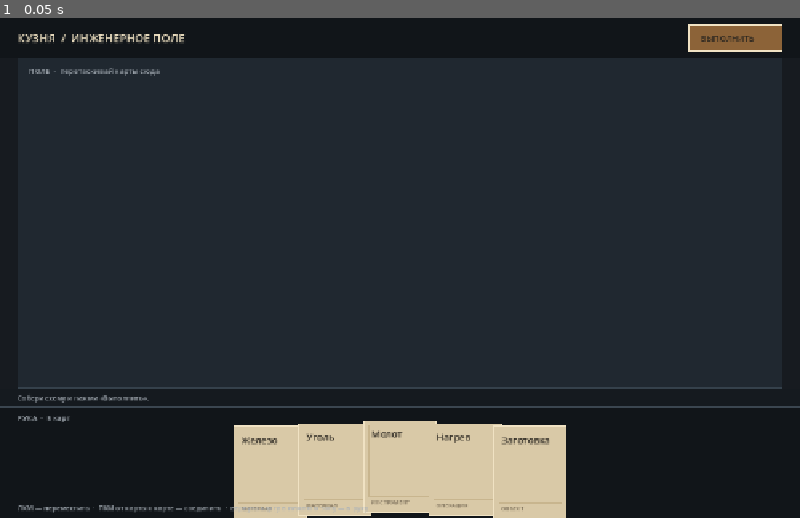
Above: before the commit, frame 1.
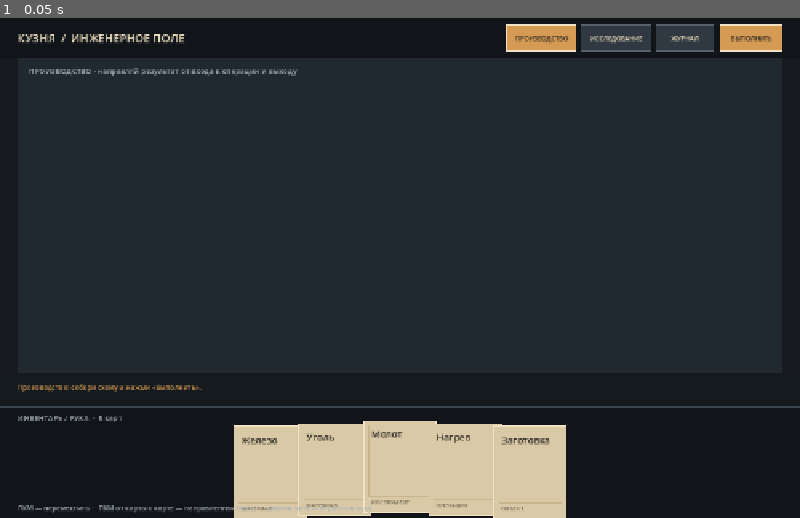
Above: after the commit, the same moment.

Repository: Blyaprint/new-1-bit-kuznya
Game: Godot game, scene res://scenes/board_prototype.tscn
Same seed, same stepped clock (60 frames per second), same inputs: the game is played once before the commit and once after it.
Inputs:
- Up to frame 1 (0.05 s): no input

The runs differ from the first frame. In frame 1, 2.7% of the frame differs, in the area x 2-98%, y 1-99%.

Commit message:
Add production and research modes with directed graph foundation

Diff:
--- a/scripts/board_prototype.gd
+++ b/scripts/board_prototype.gd
@@ -3,7 +3,7 @@
 const CARD_SIZE := Vector2(116, 148)
 const HAND_HEIGHT := 178.0
 const HEADER_HEIGHT := 64.0
-const STATUS_HEIGHT := 30.0
+const STATUS_HEIGHT := 54.0
 const BOARD_MARGIN := 28.0
 
 const BG := Color("#171b20")
@@ -15,42 +15,67 @@
 const ACCENT := Color("#d59b54")
 const LINK_COLOR := Color("#e1b36f")
 
+# Card definitions are shared; each mode keeps its own placement and graph.
 var cards: Array[Dictionary] = []
-var links: Array[String] = []
+var production_links: Array[String] = []
+var research_links: Array[String] = []
+var discoveries: Array[String] = []
 var next_card_id := 1
 
+var mode := "production"
+var journal_open := false
 var drag_card_id := -1
 var drag_from_hand := false
 var drag_offset := Vector2.ZERO
 var drag_position := Vector2.ZERO
 var connecting_from_id := -1
-var execute_button_held := false
-var execution_message := "Собери схему и нажми «Выполнить»."
+var action_button_held := false
+var execution_message := "Производство: собери схему и нажми «Выполнить»."
 var mouse_position := Vector2.ZERO
-
 var font: Font
 
 
 func _ready() -> void:
 	font = ThemeDB.fallback_font
 	mouse_filter = Control.MOUSE_FILTER_STOP
-	_add_test_card("Железо", "МАТЕРИАЛ")
-	_add_test_card("Уголь", "МАТЕРИАЛ")
-	_add_test_card("Молот", "ИНСТРУМЕНТ")
-	_add_test_card("Нагрев", "ОПЕРАЦИЯ")
-	_add_test_card("Заготовка", "ОБЪЕКТ")
+	_add_card("Железо", "МАТЕРИАЛ")
+	_add_card("Уголь", "МАТЕРИАЛ")
+	_add_card("Молот", "ИНСТРУМЕНТ")
+	_add_card("Нагрев", "ОПЕРАЦИЯ")
+	_add_card("Заготовка", "ОБЪЕКТ")
 	queue_redraw()
 
 
-func _add_test_card(title: String, category: String) -> void:
+func _add_card(title: String, category: String) -> void:
 	cards.append({
 		"id": next_card_id,
 		"title": title,
 		"category": category,
-		"place": "hand",
-		"position": Vector2.ZERO
+		"production_place": "hand",
+		"production_position": Vector2.ZERO,
+		"research_place": "hand",
+		"research_position": Vector2.ZERO
 	})
 	next_card_id += 1
+
+
+func _place_key() -> String:
+	return "production_place" if mode == "production" else "research_place"
+
+
+func _position_key() -> String:
+	return "production_position" if mode == "production" else "research_position"
+
+
+func _active_links() -> Array[String]:
+	return production_links if mode == "production" else research_links
+
+
+func _set_active_links(value: Array[String]) -> void:
+	if mode == "production":
+		production_links = value
+	else:
+		research_links = value
 
 
 func _process(_delta: float) -> void:
@@ -72,15 +97,28 @@
 	elif event is InputEventMouseButton and event.button_index == MOUSE_BUTTON_LEFT:
 		mouse_position = event.position
 		if event.pressed:
-			if _execute_button_rect().has_point(mouse_position):
-				execute_button_held = true
+			if _production_button_rect().has_point(mouse_position):
+				_switch_mode("production")
+				accept_event()
+				return
+			if _research_button_rect().has_point(mouse_position):
+				_switch_mode("research")
+				accept_event()
+				return
+			if _journal_button_rect().has_point(mouse_position):
+				journal_open = not journal_open
+				accept_event()
+				queue_redraw()
+				return
+			if _action_button_rect().has_point(mouse_position):
+				action_button_held = true
 				accept_event()
 				queue_redraw()
 				return
 			var hit := _card_at(mouse_position)
 			if not hit.is_empty():
 				drag_card_id = int(hit.id)
-				drag_from_hand = hit.place == "hand"
+				drag_from_hand = str(hit[_place_key()]) == "hand"
 				if drag_from_hand:
 					var hand := _hand_cards()
 					for i in range(hand.size()):
@@ -88,14 +126,17 @@
 							drag_offset = mouse_position - _hand_card_rect(i, hand.size()).position
 							break
 				else:
-					drag_offset = mouse_position - (Vector2(hit.position) - CARD_SIZE * 0.5)
+					drag_offset = mouse_position - (Vector2(hit[_position_key()]) - CARD_SIZE * 0.5)
 				drag_position = mouse_position - drag_offset
 				accept_event()
 		else:
-			if execute_button_held:
-				if _execute_button_rect().has_point(mouse_position):
-					_execute_scheme()
-				execute_button_held = false
+			if action_button_held:
+				if _action_button_rect().has_point(mouse_position):
+					if mode == "production":
+						_execute_production()
+					else:
+						_run_experiment()
+				action_button_held = false
 				accept_event()
 				queue_redraw()
 				return
@@ -108,64 +149,126 @@
 		mouse_position = event.position
 		if event.pressed:
 			var hit := _card_at(mouse_position, true)
-			if not hit.is_empty() and hit.place == "board":
+			if not hit.is_empty() and str(hit[_place_key()]) == "board":
 				connecting_from_id = int(hit.id)
 				accept_event()
 				queue_redraw()
 		else:
 			if connecting_from_id != -1:
 				var target := _card_at(mouse_position, true)
-				if not target.is_empty() and target.place == "board":
-					_add_link(connecting_from_id, int(target.id))
+				if not target.is_empty() and str(target[_place_key()]) == "board":
+					_add_directed_link(connecting_from_id, int(target.id))
 				connecting_from_id = -1
 				accept_event()
 				queue_redraw()
 
 
-func _execute_button_rect() -> Rect2:
-	return Rect2(Vector2(size.x - 178.0, 12.0), Vector2(150.0, 40.0))
-
-
-func _execute_scheme() -> void:
-	var board_cards: Array[Dictionary] = []
+func _switch_mode(next_mode: String) -> void:
+	if mode == next_mode:
+		return
+	mode = next_mode
+	journal_open = false
+	execution_message = "Режим производства." if mode == "production" else "Режим исследования: экспериментируй без расхода материалов."
+	queue_redraw()
+
+
+func _production_button_rect() -> Rect2:
+	return Rect2(Vector2(size.x - 470.0, 12.0), Vector2(112.0, 40.0))
+
+
+func _research_button_rect() -> Rect2:
+	return Rect2(Vector2(size.x - 350.0, 12.0), Vector2(112.0, 40.0))
+
+
+func _journal_button_rect() -> Rect2:
+	return Rect2(Vector2(size.x - 230.0, 12.0), Vector2(92.0, 40.0))
+
+
+func _action_button_rect() -> Rect2:
+	return Rect2(Vector2(size.x - 128.0, 12.0), Vector2(100.0, 40.0))
+
+
+func _execute_production() -> void:
+	var board_cards := _board_cards()
 	var by_title: Dictionary = {}
-	var degrees: Dictionary = {}
-	var adjacency: Dictionary = {}
-	for card in cards:
-		if card.place == "board":
-			board_cards.append(card)
-			by_title[str(card.title)] = card
-			degrees[int(card.id)] = 0
-			adjacency[int(card.id)] = []
-
+	for card in board_cards:
+		by_title[str(card.title)] = card
 	if board_cards.size() < 2:
-		execution_message = "Нужно разместить на поле хотя бы две карты."
+		execution_message = "Размести на поле хотя бы две карты."
 		return
 
 	var required := ["Железо", "Уголь", "Молот", "Нагрев", "Заготовка"]
 	for title in required:
 		if not by_title.has(title):
-			execution_message = "Рецепт подковы: не хватает карты «%s»." % title
+			execution_message = "Для подковы не хватает карты «%s»." % title
 			return
-
-	var valid_links := 0
-	for link in links:
+	if not _is_one_connected_network(board_cards, production_links):
+		execution_message = "Схема должна быть одной непрерывной сетью. Соедини все элементы."
+		return
+	if production_links.is_empty():
+		execution_message = "Добавь направленные связи между входами и операциями."
+		return
+
+	var blank_position: Vector2 = Vector2(by_title["Заготовка"].production_position)
+	var consumed_ids := [
+		int(by_title["Железо"].id),
+		int(by_title["Уголь"].id),
+		int(by_title["Заготовка"].id)
+	]
+	for card in cards.duplicate():
+		if consumed_ids.has(int(card.id)):
+			cards.erase(card)
+	_remove_links_for_ids(production_links, consumed_ids)
+	_remove_links_for_ids(research_links, consumed_ids)
+	_add_card("Подкова", "ИЗДЕЛИЕ")
+	var result_card: Dictionary = cards.back()
+	result_card.production_place = "board"
+	result_card.production_position = blank_position
+	execution_message = "Подкова изготовлена. Железо, уголь и заготовка израсходованы; молот и нагрев сохранены."
+
+
+func _run_experiment() -> void:
+	var board_cards := _board_cards()
+	if board_cards.size() < 2:
+		execution_message = "Для эксперимента размести хотя бы два элемента."
+		return
+	if research_links.is_empty() or not _is_one_connected_network(board_cards, research_links):
+		execution_message = "Пока нет целостной схемы. Соедини элементы направленными связями."
+		return
+
+	var titles: Array[String] = []
+	for card in board_cards:
+		titles.append(str(card.title))
+	var has_iron := titles.has("Железо")
+	var has_heat := titles.has("Нагрев")
+	var has_hammer := titles.has("Молот")
+
+	# First guided discovery: an iron + heat + hammer experiment reveals forging.
+	if has_iron and has_heat and has_hammer and not discoveries.has("Ковка"):
+		discoveries.append("Ковка")
+		_add_card("Ковка", "ОПЕРАЦИЯ")
+		execution_message = "Открытие: «Ковка». Новая операция добавлена в инвентарь."
+	elif has_iron and has_heat and has_hammer:
+		execution_message = "Эксперимент повторён. Ковка уже известна; попробуй другую комбинацию."
+	else:
+		execution_message = "Результат не получен. Подсказка: проверь, подготовлен ли материал и есть ли подходящий инструмент."
+
+
+func _is_one_connected_network(board_cards: Array[Dictionary], graph_links: Array[String]) -> bool:
+	if board_cards.size() < 2:
+		return false
+	var adjacency: Dictionary = {}
+	for card in board_cards:
+		adjacency[int(card.id)] = []
+	for link in graph_links:
 		var parts := link.split(":")
-		var a_id := int(parts[0])
-		var b_id := int(parts[1])
-		if adjacency.has(a_id) and adjacency.has(b_id):
-			degrees[a_id] = int(degrees[a_id]) + 1
-			degrees[b_id] = int(degrees[b_id]) + 1
-			adjacency[a_id].append(b_id)
-			adjacency[b_id].append(a_id)
-			valid_links += 1
-
-	for card_id in degrees:
-		if int(degrees[card_id]) == 0:
-			execution_message = "В схеме есть карта без связи. Соедини все пять элементов."
-			return
-
-	# All recipe cards must belong to one connected graph.
+		if parts.size() != 2:
+			continue
+		var from_id := int(parts[0])
+		var to_id := int(parts[1])
+		if adjacency.has(from_id) and adjacency.has(to_id):
+			adjacency[from_id].append(to_id)
+			adjacency[to_id].append(from_id)
 	var visited: Dictionary = {}
 	var queue: Array[int] = [int(board_cards[0].id)]
 	visited[int(board_cards[0].id)] = true
@@ -175,38 +278,7 @@
 			if not visited.has(int(neighbor)):
 				visited[int(neighbor)] = true
 				queue.append(int(neighbor))
-	if visited.size() != board_cards.size():
-		execution_message = "Схема разорвана: соедини все элементы в одну сеть."
-		return
-
-	var blank_position: Vector2 = Vector2(by_title["Заготовка"].position)
-	var consumed_ids := [
-		int(by_title["Железо"].id),
-		int(by_title["Уголь"].id),
-		int(by_title["Заготовка"].id)
-	]
-	var kept_cards: Array[Dictionary] = []
-	for card in cards:
-		if not consumed_ids.has(int(card.id)):
-			kept_cards.append(card)
-	cards = kept_cards
-
-	var kept_links: Array[String] = []
-	for link in links:
-		var parts := link.split(":")
-		if not consumed_ids.has(int(parts[0])) and not consumed_ids.has(int(parts[1])):
-			kept_links.append(link)
-	links = kept_links
-
-	cards.append({
-		"id": next_card_id,
-		"title": "Подкова",
-		"category": "ИЗДЕЛИЕ",
-		"place": "board",
-		"position": blank_position
-	})
-	next_card_id += 1
-	execution_message = "ПОДКОВА ИЗГОТОВЛЕНА · железо, уголь и заготовка израсходованы; молот и нагрев сохранены."
+	return visited.size() == board_cards.size()
 
 
 func _finish_card_drag(release_position: Vector2) -> void:
@@ -214,44 +286,53 @@
 	if card.is_empty():
 		drag_card_id = -1
 		return
-
+	var place_key := _place_key()
+	var position_key := _position_key()
 	if _hand_rect().has_point(release_position):
-		if card.place == "board":
-			_remove_links_for_card(drag_card_id)
-			card.place = "hand"
-			card.position = Vector2.ZERO
+		if str(card[place_key]) == "board":
+			_remove_links_for_card(_active_links(), drag_card_id)
+			card[place_key] = "hand"
+			card[position_key] = Vector2.ZERO
 	elif _board_rect().has_point(release_position):
-		card.place = "board"
-		card.position = _clamp_to_board(release_position - drag_offset + CARD_SIZE * 0.5)
+		card[place_key] = "board"
+		card[position_key] = _clamp_to_board(release_position - drag_offset + CARD_SIZE * 0.5)
 	drag_card_id = -1
 
 
 func _card_at(point: Vector2, board_only := false) -> Dictionary:
+	var place_key := _place_key()
+	var position_key := _position_key()
 	var board_cards := cards.duplicate()
 	board_cards.reverse()
 	for card in board_cards:
-		if card.place != "board":
-			continue
-		if board_only and card.id == drag_card_id:
-			continue
-		var rect := Rect2(Vector2(card.position) - CARD_SIZE * 0.5, CARD_SIZE)
+		if str(card[place_key]) != "board":
+			continue
+		if board_only and int(card.id) == drag_card_id:
+			continue
+		var rect := Rect2(Vector2(card[position_key]) - CARD_SIZE * 0.5, CARD_SIZE)
 		if rect.has_point(point):
 			return card
-
 	if board_only:
 		return {}
-	var hand_cards := _hand_cards()
-	for i in range(hand_cards.size() - 1, -1, -1):
-		var rect := _hand_card_rect(i, hand_cards.size())
-		if rect.has_point(point):
-			return hand_cards[i]
+	var hand := _hand_cards()
+	for i in range(hand.size() - 1, -1, -1):
+		if _hand_card_rect(i, hand.size()).has_point(point):
+			return hand[i]
 	return {}
+
+
+func _board_cards() -> Array[Dictionary]:
+	var result: Array[Dictionary] = []
+	for card in cards:
+		if str(card[_place_key()]) == "board":
+			result.append(card)
+	return result
 
 
 func _hand_cards() -> Array[Dictionary]:
 	var result: Array[Dictionary] = []
 	for card in cards:
-		if card.place == "hand":
+		if str(card[_place_key()]) == "hand":
 			result.append(card)
 	return result
 
@@ -289,87 +370,108 @@
 	return {}
 
 
-func _add_link(a: int, b: int) -> void:
-	if a == b:
-		return
-	var low := mini(a, b)
-	var high := maxi(a, b)
-	var key := "%d:%d" % [low, high]
-	if not links.has(key):
-		links.append(key)
-
-
-func _remove_links_for_card(card_id: int) -> void:
+func _add_directed_link(from_id: int, to_id: int) -> void:
+	if from_id == to_id:
+		return
+	var key := "%d:%d" % [from_id, to_id]
+	var current := _active_links()
+	if not current.has(key):
+		current.append(key)
+		_set_active_links(current)
+		var from_card := _card_by_id(from_id)
+		var to_card := _card_by_id(to_id)
+		execution_message = "Предварительная реакция: %s → %s. Проверь схему экспериментом." % [str(from_card.title), str(to_card.title)]
+
+
+func _remove_links_for_card(graph_links: Array[String], card_id: int) -> void:
+	_remove_links_for_ids(graph_links, [card_id])
+
+
+func _remove_links_for_ids(graph_links: Array[String], ids: Array) -> void:
 	var kept: Array[String] = []
-	for link in links:
+	for link in graph_links:
 		var parts := link.split(":")
-		if int(parts[0]) != card_id and int(parts[1]) != card_id:
+		if parts.size() == 2 and not ids.has(int(parts[0])) and not ids.has(int(parts[1])):
 			kept.append(link)
-	links = kept
+	if graph_links == production_links:
+		production_links = kept
+	else:
+		research_links = kept
 
 
 func _draw() -> void:
 	draw_rect(Rect2(Vector2.ZERO, size), BG)
 	draw_rect(Rect2(0, 0, size.x, HEADER_HEIGHT), Color("#111519"))
 	draw_string(font, Vector2(28, 39), "КУЗНЯ  /  ИНЖЕНЕРНОЕ ПОЛЕ", HORIZONTAL_ALIGNMENT_LEFT, -1, 18, CARD_BORDER)
-	var button_rect := _execute_button_rect()
-	var button_color := ACCENT if execute_button_held else Color("#8c6338")
-	draw_rect(button_rect, button_color)
-	draw_rect(button_rect, CARD_BORDER, false, 1.0)
-	draw_string(font, button_rect.position + Vector2(19, 26), "ВЫПОЛНИТЬ", HORIZONTAL_ALIGNMENT_LEFT, -1, 13, INK)
+	_draw_header_button(_production_button_rect(), "ПРОИЗВОДСТВО", mode == "production")
+	_draw_header_button(_research_button_rect(), "ИССЛЕДОВАНИЕ", mode == "research")
+	_draw_header_button(_journal_button_rect(), "ЖУРНАЛ", journal_open)
+	_draw_header_button(_action_button_rect(), "ВЫПОЛНИТЬ" if mode == "production" else "ЭКСПЕРИМЕНТ", true)
 
 	var board := _board_rect()
 	draw_rect(board, BOARD_BG)
 	draw_rect(board, Color("#35414b"), false, 1.0)
-	draw_string(font, Vector2(board.position.x + 18, board.position.y + 25), "ПОЛЕ  ·  перетаскивай карты сюда", HORIZONTAL_ALIGNMENT_LEFT, -1, 12, MUTED)
+	var mode_title := "ПРОИЗВОДСТВО · направляй результат от входа к операции и выходу" if mode == "production" else "ИССЛЕДОВАНИЕ · проверяй новые сочетания без расхода материалов"
+	draw_string(font, Vector2(board.position.x + 18, board.position.y + 25), mode_title, HORIZONTAL_ALIGNMENT_LEFT, size.x - 360, 12, MUTED)
 
 	_draw_links()
-	for card in cards:
-		if card.place == "board" and int(card.id) != drag_card_id:
-			_draw_card(card, Vector2(card.position) - CARD_SIZE * 0.5)
+	for card in _board_cards():
+		if int(card.id) != drag_card_id:
+			_draw_card(card, Vector2(card[_position_key()]) - CARD_SIZE * 0.5)
 
 	draw_rect(Rect2(0.0, size.y - HAND_HEIGHT - STATUS_HEIGHT, size.x, STATUS_HEIGHT), Color("#151a1f"))
-	draw_string(font, Vector2(28, size.y - HAND_HEIGHT - 10), execution_message, HORIZONTAL_ALIGNMENT_LEFT, size.x - 56, 11, ACCENT if execution_message.begins_with("СХЕМА ПРИНЯТА") else MUTED)
-
+	draw_string(font, Vector2(28, size.y - HAND_HEIGHT - 27), execution_message, HORIZONTAL_ALIGNMENT_LEFT, size.x - 56, 11, ACCENT)
 	_draw_hand()
 	if drag_card_id != -1:
 		var dragged := _card_by_id(drag_card_id)
 		if not dragged.is_empty():
 			_draw_card(dragged, drag_position)
-
 	if connecting_from_id != -1:
 		var source := _card_by_id(connecting_from_id)
 		if not source.is_empty():
-			draw_line(Vector2(source.position), mouse_position, ACCENT, 3.0, true)
+			draw_line(Vector2(source[_position_key()]), mouse_position, ACCENT, 3.0, true)
 			draw_circle(mouse_position, 5.0, ACCENT)
-
-	draw_string(font, Vector2(28, size.y - 12), "ЛКМ — переместить  ·  ПКМ от карты к карте — соединить  ·  вернуть карту в нижнюю зону — в руку", HORIZONTAL_ALIGNMENT_LEFT, -1, 11, MUTED)
+	if journal_open:
+		_draw_journal()
+	draw_string(font, Vector2(28, size.y - 12), "ЛКМ — переместить  ·  ПКМ от карты к карте — направленная связь  ·  нижняя зона — вернуть в руку", HORIZONTAL_ALIGNMENT_LEFT, -1, 11, MUTED)
+
+
+func _draw_header_button(rect: Rect2, label: String, active: bool) -> void:
+	var fill := ACCENT if active else Color("#303941")
+	draw_rect(rect, fill)
+	draw_rect(rect, CARD_BORDER if active else Color("#56616b"), false, 1.0)
+	draw_string(font, rect.position + Vector2(8, 25), label, HORIZONTAL_ALIGNMENT_CENTER, rect.size.x - 16, 10, INK if active else CARD_BORDER)
 
 
 func _draw_links() -> void:
-	for link in links:
+	for link in _active_links():
 		var parts := link.split(":")
+		if parts.size() != 2:
+			continue
 		var a := _card_by_id(int(parts[0]))
 		var b := _card_by_id(int(parts[1]))
 		if a.is_empty() or b.is_empty():
 			continue
-		if a.place != "board" or b.place != "board":
-			continue
-		draw_line(Vector2(a.position), Vector2(b.position), LINK_COLOR, 3.0, true)
-		draw_circle((Vector2(a.position) + Vector2(b.position)) * 0.5, 4.0, LINK_COLOR)
+		if str(a[_place_key()]) != "board" or str(b[_place_key()]) != "board":
+			continue
+		var start := Vector2(a[_position_key()])
+		var finish := Vector2(b[_position_key()])
+		draw_line(start, finish, LINK_COLOR, 3.0, true)
+		var direction := (finish - start).normalized()
+		var side := Vector2(-direction.y, direction.x)
+		var tip := finish - direction * 12.0
+		draw_colored_polygon(PackedVector2Array([tip, tip - direction * 12.0 + side * 6.0, tip - direction * 12.0 - side * 6.0]), LINK_COLOR)
 
 
 func _draw_hand() -> void:
 	draw_rect(_hand_rect(), Color("#111519"))
 	draw_line(Vector2(0, size.y - HAND_HEIGHT), Vector2(size.x, size.y - HAND_HEIGHT), Color("#3b4650"), 1.0)
-	draw_string(font, Vector2(28, size.y - HAND_HEIGHT + 22), "РУКА  ·  %d карт" % _hand_cards().size(), HORIZONTAL_ALIGNMENT_LEFT, -1, 12, MUTED)
-
+	draw_string(font, Vector2(28, size.y - HAND_HEIGHT + 22), "ИНВЕНТАРЬ / РУКА  ·  %d карт" % _hand_cards().size(), HORIZONTAL_ALIGNMENT_LEFT, -1, 12, MUTED)
 	var hand := _hand_cards()
 	for i in range(hand.size()):
 		if int(hand[i].id) == drag_card_id:
 			continue
-		var rect := _hand_card_rect(i, hand.size())
-		_draw_card(hand[i], rect.position)
+		_draw_card(hand[i], _hand_card_rect(i, hand.size()).position)
 
 
 func _draw_card(card: Dictionary, top_left: Vector2) -> void:
@@ -379,3 +481,15 @@
 	draw_rect(Rect2(top_left + Vector2(8, 8), CARD_SIZE - Vector2(16, 34)), Color("#c8b58e"), false, 1.0)
 	draw_string(font, top_left + Vector2(12, 27), str(card.title), HORIZONTAL_ALIGNMENT_LEFT, CARD_SIZE.x - 24, 15, INK)
 	draw_string(font, top_left + Vector2(12, CARD_SIZE.y - 14), str(card.category), HORIZONTAL_ALIGNMENT_LEFT, CARD_SIZE.x - 24, 9, Color("#675b49"))
+
+
+func _draw_journal() -> void:
+	var panel := Rect2(size.x - 330.0, 72.0, 300.0, 220.0)
+	draw_rect(panel, Color("#111519"))
+	draw_rect(panel, CARD_BORDER, false, 1.0)
+	draw_string(font, panel.position + Vector2(16, 28), "ЖУРНАЛ ОТКРЫТИЙ", HORIZONTAL_ALIGNMENT_LEFT, -1, 14, CARD_BORDER)
+	if discoveries.is_empty():
+		draw_string(font, panel.position + Vector2(16, 58), "Пока нет открытий.", HORIZONTAL_ALIGNMENT_LEFT, -1, 12, MUTED)
+	else:
+		for i in range(discoveries.size()):
+			draw_string(font, panel.position + Vector2(16, 58 + i * 24), "• " + discoveries[i], HORIZONTAL_ALIGNMENT_LEFT, -1, 12, ACCENT)
